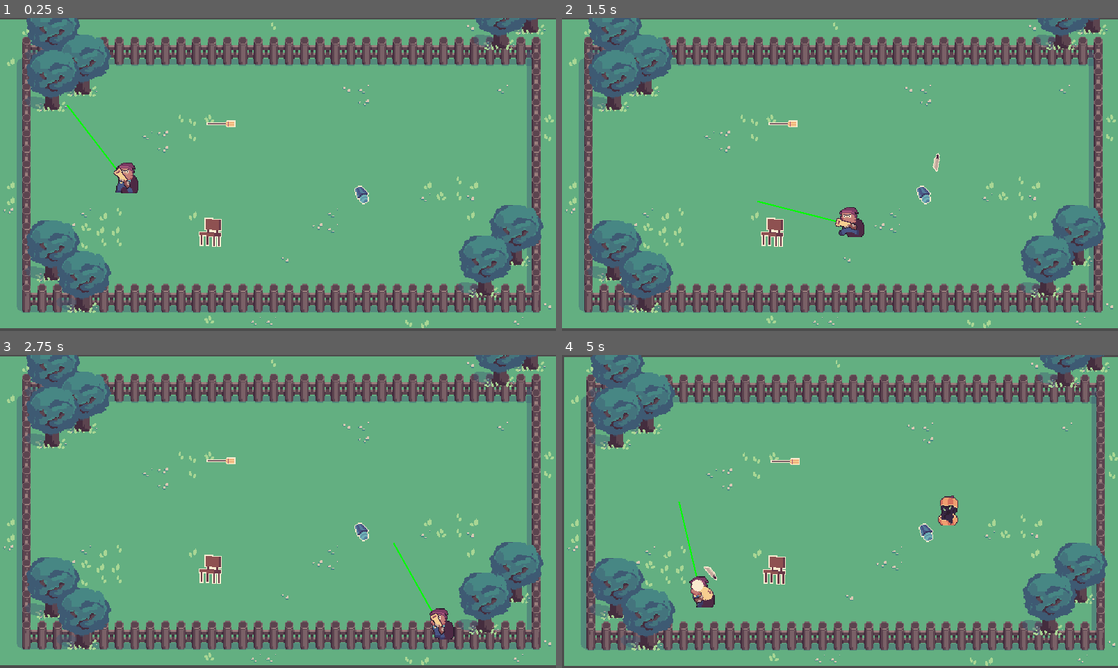
Above: before the commit, frames 1-4 (two rows, left to right).
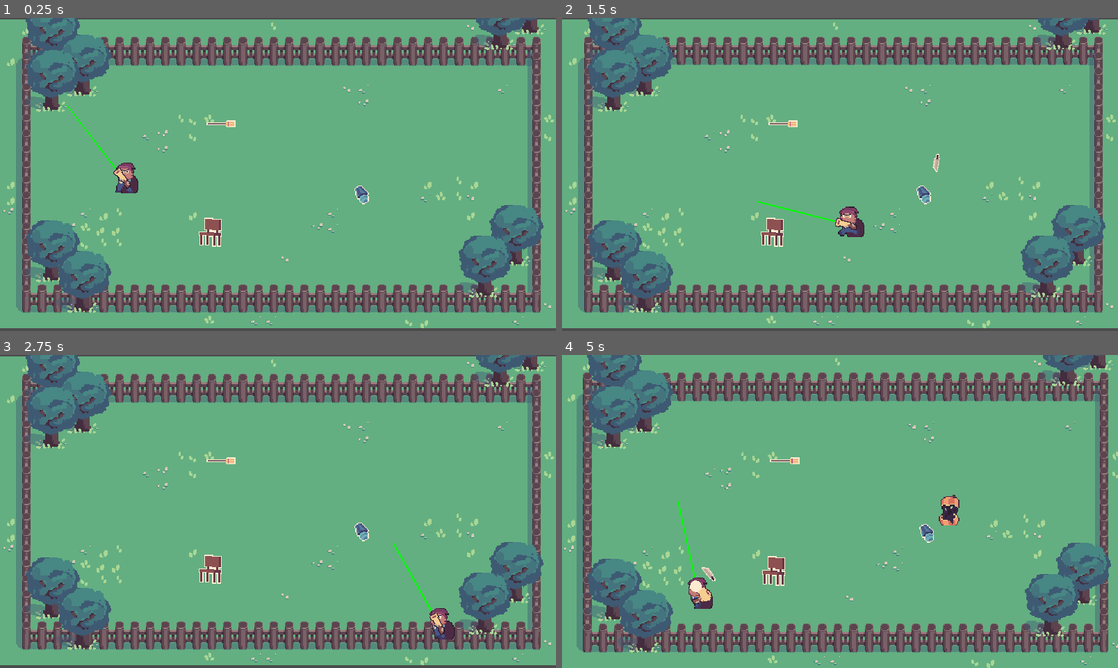
Above: after the commit, the same moments.

Repository: OceanBoy612/BrackeysJam2021
Game: Godot game, scene res://Code/World.tscn
The game is run twice, just before and just after one commit, with the same random seed, the same clock (stepped at 60 frames per second) and the same inputs.
Inputs (mouse positions are in pixels of both pictures, inside the frame that each line leads up to):
- Up to frame 1 (0.25 s): no input
- Up to frame 2 (1.5 s): tap Enter (ui_accept) at 0.5, 0.77 s; move the mouse to (962, 158) at 0.52 s; hold Right (ui_right) 0.53-1.28 s; move the mouse to (728, 190) at 1.27 s; hold Down (ui_down) from 1.28 s (still down)
- Up to frame 3 (2.75 s): tap Enter (ui_accept) at 1.52 s; move the mouse to (333, 442) at 2.02 s; release Down (ui_down) at 2.03 s; hold Right (ui_right) from 2.03 s (still down)
- Up to frame 4 (5 s): move the mouse to (812, 574) at 2.77 s; release Right (ui_right) at 2.78 s; hold Up (ui_up) 2.78-3.53 s; tap Enter (ui_accept) at 3.02, 3.77, 4.52 s; move the mouse to (1006, 558) at 3.52 s; hold Left (ui_left) from 3.53 s (still down); move the mouse to (673, 464) at 4.27 s

The runs differ from the first frame. In frame 1, 1.9% of the frame differs, in the area x 0-100%, y 0-99%; in frame 2, 2.1%; in frame 3, 1.9%; in frame 4, 18%, in the area x 0-100%, y 0-100%.

Commit message:
Added zoom and fixed tile gap problem

Diff:
--- a/src/Code/Camera2D.gd
+++ b/src/Code/Camera2D.gd
@@ -15,10 +15,13 @@
 		trauma = max(trauma - decay * delta, 0)
 		shake()
 
+func add_zoom(amount, time):
+	$Tween.interpolate_property(self, "zoom", zoom*amount, zoom, time, Tween.TRANS_QUART, Tween.EASE_OUT)
+	$Tween.start()
 
-func _on_player_dashed():
-	$Tween.interpolate_property(self, "zoom", zoom*0.95, zoom, 0.3, Tween.TRANS_QUART, Tween.EASE_OUT)
-	$Tween.start()
+
+
+
 
 
 
@@ -56,8 +59,6 @@
 
 func shake():
 	var amount = pow(trauma, trauma_power)
-
-	print("SHAKING")
 	noise_y += 1
 	rotation = max_roll * amount * noise.get_noise_2d(noise.seed, noise_y)
 	offset.x = max_offset.x * amount * noise.get_noise_2d(noise.seed*2, noise_y)
--- a/src/Code/World.gd
+++ b/src/Code/World.gd
@@ -8,3 +8,4 @@
 func on_player_shot():
 	print("SHOOT")
 	$Camera2D.add_trauma(0.3)
+	$Camera2D.add_zoom(0.98, 1)
--- a/src/Code/World.tscn
+++ b/src/Code/World.tscn
@@ -59,6 +59,8 @@
 current = true
 script = ExtResource( 2 )
 
+[node name="Tween" type="Tween" parent="Camera2D"]
+
 [node name="KnifeItem" parent="." instance=ExtResource( 6 )]
 position = Vector2( 132.388, 178.854 )
 
--- a/src/project.godot
+++ b/src/project.godot
@@ -41,6 +41,10 @@
 window/size/test_width=960
 window/size/test_height=540
 window/stretch/mode="2d"
+
+[global]
+
+pixel=false
 
 [importer_defaults]
 
@@ -108,4 +112,5 @@
 
 [rendering]
 
+2d/snapping/use_gpu_pixel_snap=true
 environment/default_environment="res://default_env.tres"
